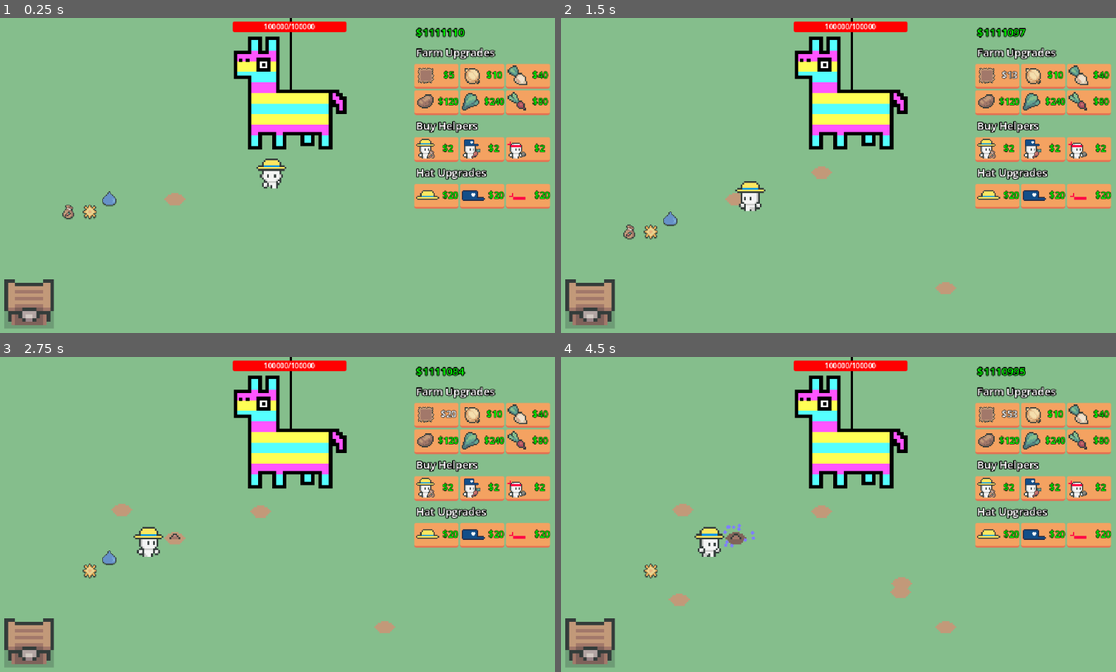
Above: before the commit, frames 1-4 (two rows, left to right).
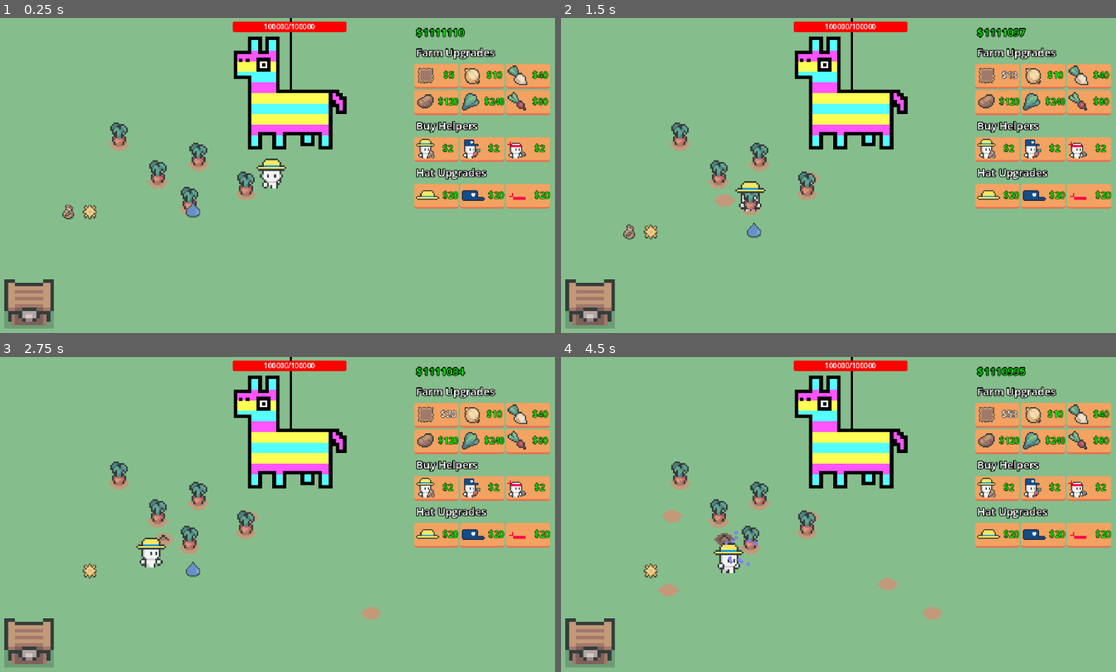
Above: after the commit, the same moments.

Repository: eric-marsh/farminata
Game: Godot game, scene res://scene/scene_switcher.tscn
The game is run twice, just before and just after one commit, with the same random seed, the same clock (stepped at 60 frames per second) and the same inputs. Sound files missing from this copy of the repository are replaced by a short silence.
Inputs:
- Up to frame 1 (0.25 s): no input
- Up to frame 2 (1.5 s): click "$5" at 0.5 s; click "$8" at 1.25 s
- Up to frame 3 (2.75 s): click "$13" at 2 s
- Up to frame 4 (4.5 s): click "$20" at 2.75 s; click "$29" at 3.5 s; click "$40" at 4.25 s

The runs differ from the first frame. In frame 1, 1.4% of the frame differs, in the area x 18-47%, y 33-64%; in frame 2, 1.6%; in frame 3, 2.4%; in frame 4, 3.0%, in the area x 17-72%, y 33-88%.

Commit message:
add temp plots

Diff:
--- a/scene/main.tscn
+++ b/scene/main.tscn
@@ -1,10 +1,11 @@
-[gd_scene load_steps=13 format=3 uid="uid://ba0lyty7rw2vj"]
+[gd_scene load_steps=14 format=3 uid="uid://ba0lyty7rw2vj"]
 
 [ext_resource type="Script" uid="uid://by0tfe1nx5cjc" path="res://script/main.gd" id="1_ig7tw"]
 [ext_resource type="Script" uid="uid://d4elg2t07heho" path="res://script/camera_2d.gd" id="2_v0l8b"]
 [ext_resource type="PackedScene" uid="uid://dgnanoyg1dkpf" path="res://scene/audio.tscn" id="3_b5f6u"]
 [ext_resource type="Script" uid="uid://b8pxcom8tcd8s" path="res://scene/plots_container.gd" id="4_k65ib"]
 [ext_resource type="PackedScene" uid="uid://jida1cnc03um" path="res://scene/canvas_layer.tscn" id="5_0ha60"]
+[ext_resource type="PackedScene" uid="uid://b7mjmd8qocm5n" path="res://scene/plot.tscn" id="5_wscrc"]
 [ext_resource type="Script" uid="uid://btvo711v3d32a" path="res://scene/drops_manager.gd" id="6_k65ib"]
 [ext_resource type="Script" uid="uid://b8iivuocvbyjt" path="res://script/helpers_container.gd" id="6_of57s"]
 [ext_resource type="PackedScene" uid="uid://xiwavl2b1sw0" path="res://scene/droppable.tscn" id="7_wscrc"]
@@ -13,7 +14,7 @@
 [ext_resource type="PackedScene" uid="uid://c0isrep8hx4u6" path="res://scene/piniata.tscn" id="10_tqoya"]
 
 [sub_resource type="RectangleShape2D" id="RectangleShape2D_k65ib"]
-size = Vector2(370, 160.5)
+size = Vector2(366, 133)
 
 [node name="Main" type="Node2D"]
 y_sort_enabled = true
@@ -27,14 +28,30 @@
 position = Vector2(-320, -180)
 
 [node name="Plots" type="Node2D" parent="."]
+y_sort_enabled = true
 script = ExtResource("4_k65ib")
+
+[node name="Plot" parent="Plots" instance=ExtResource("5_wscrc")]
+position = Vector2(143, 140)
+
+[node name="Plot2" parent="Plots" instance=ExtResource("5_wscrc")]
+position = Vector2(187, 183)
+
+[node name="Plot3" parent="Plots" instance=ExtResource("5_wscrc")]
+position = Vector2(223, 213)
+
+[node name="Plot4" parent="Plots" instance=ExtResource("5_wscrc")]
+position = Vector2(233, 163)
+
+[node name="Plot5" parent="Plots" instance=ExtResource("5_wscrc")]
+position = Vector2(287, 196)
 
 [node name="Drops" type="Node2D" parent="."]
 y_sort_enabled = true
 script = ExtResource("6_k65ib")
 
 [node name="Droppable" parent="Drops" instance=ExtResource("7_wscrc")]
-position = Vector2(132, 176)
+position = Vector2(227, 189)
 
 [node name="Droppable2" parent="Drops" instance=ExtResource("7_wscrc")]
 position = Vector2(110, 191)
@@ -66,5 +83,5 @@
 [node name="GrowArea" type="Area2D" parent="."]
 
 [node name="CollisionShape2D" type="CollisionShape2D" parent="GrowArea"]
-position = Vector2(286, 207.75)
+position = Vector2(288, 221.5)
 shape = SubResource("RectangleShape2D_k65ib")
--- a/scene/plot.tscn
+++ b/scene/plot.tscn
@@ -13,7 +13,7 @@
 
 [node name="Area2D" type="Area2D" parent="."]
 y_sort_enabled = true
-position = Vector2(8, 8)
+position = Vector2(-8, -8)
 
 [node name="CollisionShape2D" type="CollisionShape2D" parent="Area2D"]
 position = Vector2(8, 8)
@@ -22,12 +22,10 @@
 [node name="Dirt" type="Sprite2D" parent="."]
 z_index = -1
 texture = ExtResource("2_8yg48")
-centered = false
 
 [node name="Plant" type="Sprite2D" parent="."]
 y_sort_enabled = true
 texture = ExtResource("3_8yg48")
-centered = false
 
 [connection signal="body_entered" from="Area2D" to="." method="_on_area_2d_body_entered"]
 [connection signal="input_event" from="Area2D" to="." method="_on_area_2d_input_event"]
--- a/scene/plots_container.gd
+++ b/scene/plots_container.gd
@@ -3,3 +3,11 @@
 
 func _ready() -> void:
 	PlotUtil.reset_plots()
+
+	if Debug.ALL_FULL_CROPS_AT_START:
+		for p in get_children():
+			print(p)
+			if p is plot:
+				p.plot_growth_state = Enum.Plot_Growth_State.Full
+				p.grow_type = Enum.Grow_Type.Carrot
+				p.update_image()
--- a/script/debug.gd
+++ b/script/debug.gd
@@ -8,6 +8,8 @@
 #var Helper_Speed: float = 0.0
 
 var DISABLE_SLOT_MACHINE:bool = true
+
+var KEEP_PLOTS_ON_START:bool = true
 
 var ALL_FULL_CROPS_AT_START:bool = true
 
--- a/script/main.gd
+++ b/script/main.gd
@@ -24,12 +24,7 @@
 		DropUtil.spawn_droppable(Enum.Drop_Type.Delivery_Hat, Util.random_visible_position(), Vector2.ZERO)
 		DropUtil.spawn_droppable(Enum.Drop_Type.Attack_Hat, Util.random_visible_position(), Vector2.ZERO)
 
-	if Debug.ALL_FULL_CROPS_AT_START and Globals.PlotsContainer:
-		for p in Globals.PlotsContainer.get_children():
-			if p is plot:
-				p.plot_growth_state = Enum.Plot_Growth_State.Full
-				p.grow_type = Enum.Grow_Type.Carrot
-				p.update_image()
+
 
 func _process(delta: float) -> void:
 	if is_paused:
--- a/script/plot.gd
+++ b/script/plot.gd
@@ -102,7 +102,6 @@
 	reset_growth_state()
 	update_image()
 	spawn_produce(clicked)
-	queue_free()
 
 
 func spawn_produce(clicked:bool=false):
--- a/script/plot_util.gd
+++ b/script/plot_util.gd
@@ -13,11 +13,12 @@
 	if !Globals.PlotsContainer:
 		return
 
-	for c in Globals.PlotsContainer.get_children():
-		if c is plot:
-			c.queue_free()
+	if !Debug.KEEP_PLOTS_ON_START:
+		for c in Globals.PlotsContainer.get_children():
+			if c is plot:
+				c.queue_free()
 
-	var plots_left = State.num_plots
+	var plots_left = State.num_plots - get_total_plots()
 	while plots_left > 0:
 		add_plot(get_random_position_in_grow_area())
 		plots_left -= 1
